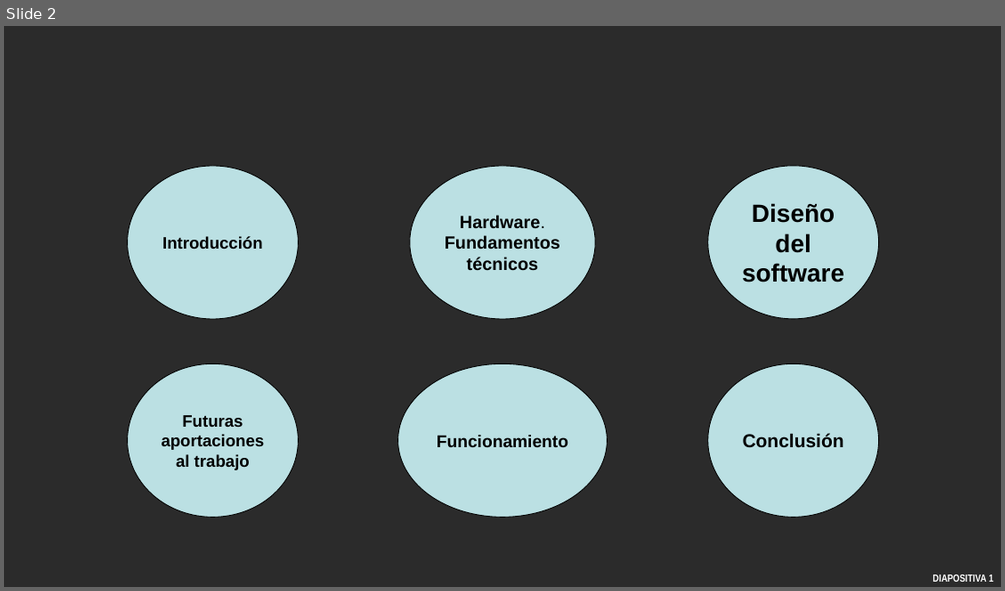
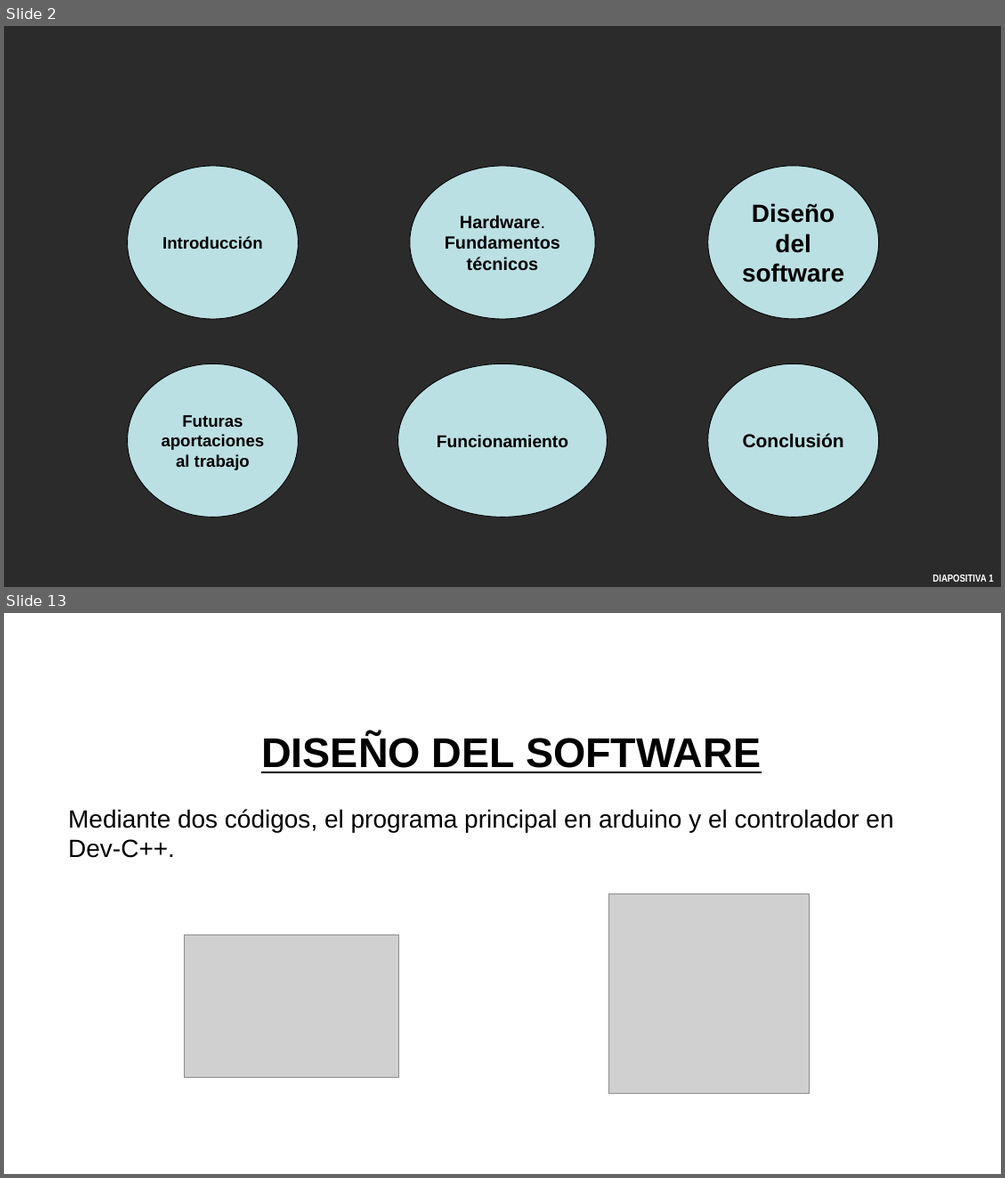
Before and after one commit to aigora/twA109-jaime-pablo-sara, a slide deck: trabajoinformatica_sinterminar.pptx. Shown one above the other, each under a label of ours: slide 2 before the commit, slides 2 and 13 after it; the slides between them are not shown. The pictures are 1005x591 and 1005x1178 pixels, drawn with LibreOffice and Linux fonts; fonts in the diff are those of the drawing; grey boxes stand for pictures; background and template pictures are left out; a plain dark background stands for a picture behind light text. Boxes give left, top, right and bottom in pixels: in the first picture for what was removed or moved away, otherwise in the second. Text is boxed around its words. In the diff, an @@ line names an element or a change of style, - is before the commit and + after.

```diff
--- a/trabajoinformatica_sinterminar.pptx
+++ b/trabajoinformatica_sinterminar.pptx
@@ slide 13 added at bbox=[4, 613, 1001, 1174], background picture (left out) @@
@@ text added at bbox=[261, 735, 760, 773], 40 pt, text #000000, bold, underline @@
+DISEÑO DEL SOFTWARE
@@ text added at bbox=[68, 809, 893, 858], 24 pt, text #000000 @@
+Mediante dos códigos, el programa principal en arduino y el controlador en Dev-C++.
@@ picture added at bbox=[608, 893, 809, 1094] @@
@@ picture added at bbox=[184, 934, 398, 1078] @@
@@ page number added at bbox=[793, 1155, 1001, 1174], 10 pt, text #FFFFFF, bold @@
+DIAPOSITIVA 12
```
Also in this commit, not shown: 14 other slides added, 2 slides removed.
